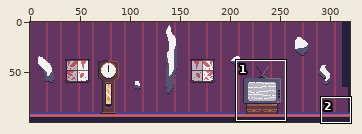
Pixel-art file -- Assets/Art/Working Files/Rooms/Living Room.ase. The first picture is a wide view before the edit; the outline marks the close-up.
Close-up. Earlier state:
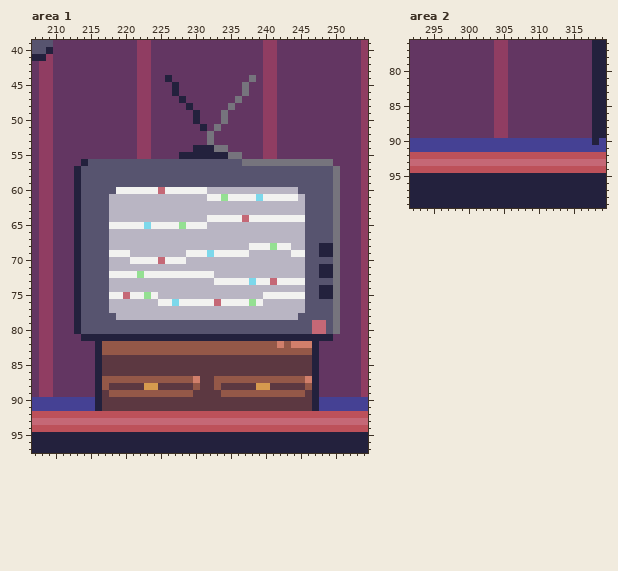
320x100 pixels, 1 frame. Shown: area 1: x 207..254, y 39..97; area 2: x 292..319, y 76..99.
And afterwards:
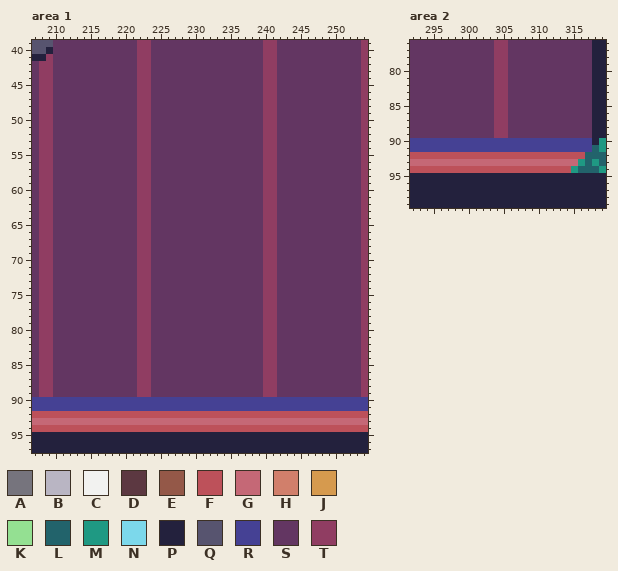
Palette (. is transparent): A #76747d  B #b9b5c3  C #f2f2f0  D #5c3841  E #945848  F #bd515a  G #c56876  H #d17f6b  J #d69a4e  K #94e092  L #22636b  M #1f9983  N #7cd8eb  P #23213d  Q #57546f  R #454194  S #633662  T #903d62
The edit:
Changed rows in their new state; - is an unchanged pixel.
Area 1, layer "Furniture":
first column x 213:
44 -------------S-----------S------------
45 --------------S---------S-------------
46 --------------S---------S-------------
47 ---------------S-------S--------------
48 ----------------S-----S---------------
49 -----------------S---S----------------
50 -----------------S---S----------------
51 ------------------S-S-----------------
52 -------------------S------------------
53 -------------------S------------------
54 -----------------SSSSS----------------
55 ---------------SSSSSSSSS--------------
56 -SSSSSSSSTTSSSSSSSSSSSSSSSSTTSSSSSSSS-
57 SSSSSSSSSTTSSSSSSSSSSSSSSSSTTSSSSSSSSS
58 SSSSSSSSSTTSSSSSSSSSSSSSSSSTTSSSSSSSSS
59 SSSSSSSSSTTSSSSSSSSSSSSSSSSTTSSSSSSSSS
60 SSSSSSSSSTTSSSSSSSSSSSSSSSSTTSSSSSSSSS
61 SSSSSSSSSTTSSSSSSSSSSSSSSSSTTSSSSSSSSS
62 SSSSSSSSSTTSSSSSSSSSSSSSSSSTTSSSSSSSSS
63 SSSSSSSSSTTSSSSSSSSSSSSSSSSTTSSSSSSSSS
64 SSSSSSSSSTTSSSSSSSSSSSSSSSSTTSSSSSSSSS
65 SSSSSSSSSTTSSSSSSSSSSSSSSSSTTSSSSSSSSS
66 SSSSSSSSSTTSSSSSSSSSSSSSSSSTTSSSSSSSSS
67 SSSSSSSSSTTSSSSSSSSSSSSSSSSTTSSSSSSSSS
68 SSSSSSSSSTTSSSSSSSSSSSSSSSSTTSSSSSSSSS
69 SSSSSSSSSTTSSSSSSSSSSSSSSSSTTSSSSSSSSS
70 SSSSSSSSSTTSSSSSSSSSSSSSSSSTTSSSSSSSSS
71 SSSSSSSSSTTSSSSSSSSSSSSSSSSTTSSSSSSSSS
72 SSSSSSSSSTTSSSSSSSSSSSSSSSSTTSSSSSSSSS
73 SSSSSSSSSTTSSSSSSSSSSSSSSSSTTSSSSSSSSS
74 SSSSSSSSSTTSSSSSSSSSSSSSSSSTTSSSSSSSSS
75 SSSSSSSSSTTSSSSSSSSSSSSSSSSTTSSSSSSSSS
76 SSSSSSSSSTTSSSSSSSSSSSSSSSSTTSSSSSSSSS
77 SSSSSSSSSTTSSSSSSSSSSSSSSSSTTSSSSSSSSS
78 SSSSSSSSSTTSSSSSSSSSSSSSSSSTTSSSSSSSSS
79 SSSSSSSSSTTSSSSSSSSSSSSSSSSTTSSSSSSSSS
80 SSSSSSSSSTTSSSSSSSSSSSSSSSSTTSSSSSSSSS
81 -SSSSSSSSTTSSSSSSSSSSSSSSSSTTSSSSSSSS-
82 ---SSSSSSTTSSSSSSSSSSSSSSSSTTSSSSSS---
83 ---SSSSSSTTSSSSSSSSSSSSSSSSTTSSSSSS---
84 ---SSSSSSTTSSSSSSSSSSSSSSSSTTSSSSSS---
85 ---SSSSSSTTSSSSSSSSSSSSSSSSTTSSSSSS---
86 ---SSSSSSTTSSSSSSSSSSSSSSSSTTSSSSSS---
87 ---SSSSSSTTSSSSSSSSSSSSSSSSTTSSSSSS---
88 ---SSSSSSTTSSSSSSSSSSSSSSSSTTSSSSSS---
89 ---SSSSSSTTSSSSSSSSSSSSSSSSTTSSSSSS---
90 ---RRRRRRRRRRRRRRRRRRRRRRRRRRRRRRRR---
91 ---RRRRRRRRRRRRRRRRRRRRRRRRRRRRRRRR---
Area 2, layer "Background":
first column x 315:
 90 ----M
 91 ---LM
 92 --LLL
 93 -MLML
 94 MLLLM
Pixel boxes of the changes (left, top, right, bottom) in both close-ups:
changed: (74, 75, 340, 411)
changed: (571, 138, 606, 173)
